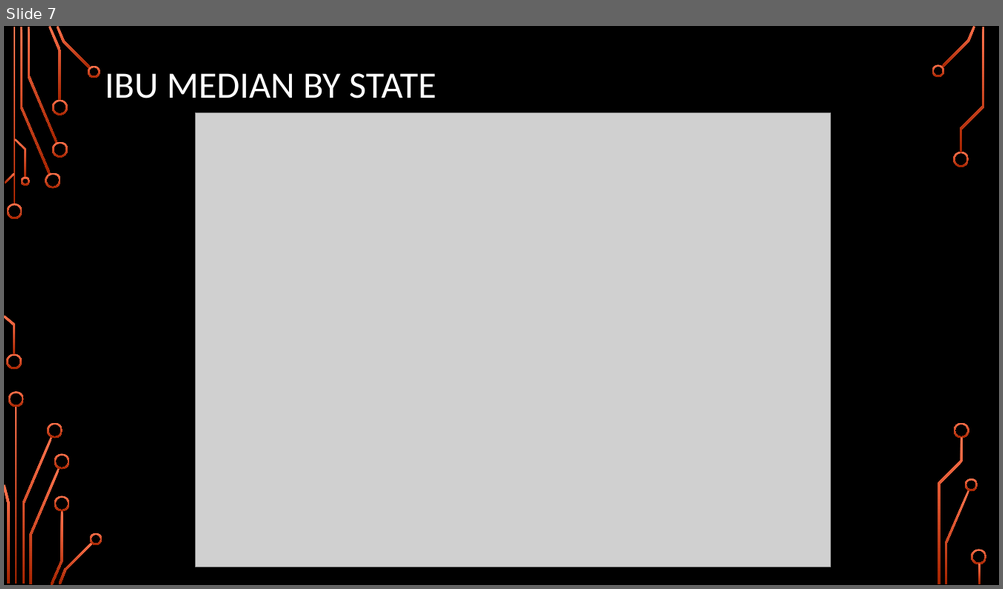
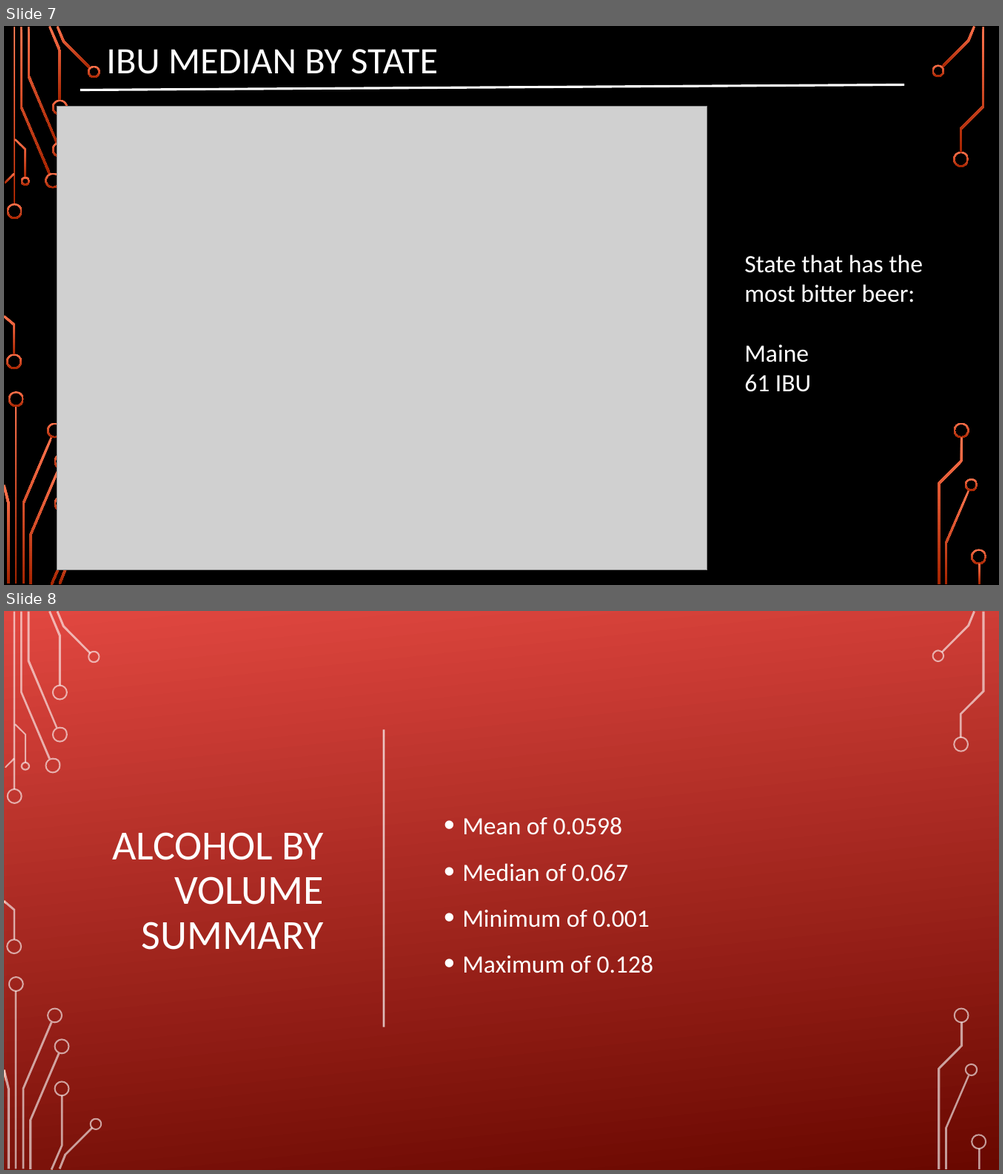
Before and after one commit to arron71/CaseStudy1, a slide deck: CaseStudy1 Presentation.pptx. Shown one above the other, each under a label of ours: slide 7 before the commit, slides 7 and 8 after it. The pictures are 1003x589 and 1003x1174 pixels, drawn with LibreOffice and Linux fonts; fonts in the diff are those of the drawing; grey boxes stand for pictures; background and template pictures are left out. Boxes give left, top, right and bottom in pixels: in the first picture for what was removed or moved away, otherwise in the second. Text is boxed around its words. In the diff, an @@ line names an element or a change of style, - is before the commit and + after.

```diff
--- a/CaseStudy1 Presentation.pptx
+++ b/CaseStudy1 Presentation.pptx
@@ slide 8 added at (x1=4, y1=611, x2=999, y2=1170), background picture (left out); not listed: 35 template elements that a slide beside it also shows @@
@@ rectangle added at (x1=6, y1=611, x2=999, y2=1169), fill gradient #E14842 to #6A0900 @@
@@ line added from (384, 729) to (384, 1028), #FFFFFF 2 pt @@
@@ title added at (x1=112, y1=832, x2=324, y2=950), 40 pt, text #FFFFFF @@
+ALCOHOL BY VOLUME SUMMARY
@@ text added at (x1=462, y1=817, x2=654, y2=974), 24 pt, text #FFFFFF @@
+• Mean of 0.0598
+• Median of 0.067
+• Minimum of 0.001
+• Maximum of 0.128
@@ freeform shape added at (x1=90, y1=1119, x2=102, y2=1130), fill gradient #FF744E to #A62400 @@
@@ group added at (x1=4, y1=611, x2=102, y2=1170): 24 freeform shapes, 2 rectangles @@
@@ group added at (x1=931, y1=611, x2=987, y2=1170): 9 freeform shapes, 1 rectangle @@
@@ slide 7 changed as well @@
@@ title "IBU MEDIAN BY STATE" moved from (x1=105, y1=73, x2=436, y2=99) to (x1=106, y1=49, x2=438, y2=74) @@
@@ line added from (80, 90) to (905, 85), #FFFFFF 2.25 pt @@
@@ picture resized from (x1=195, y1=113, x2=831, y2=568) to (x1=57, y1=107, x2=707, y2=571) @@
@@ text added at (x1=744, y1=255, x2=922, y2=392), 24 pt, text #FFFFFF @@
+State that has the most bitter beer:
+Maine
+61 IBU
@@ freeform shape removed at (x1=90, y1=534, x2=102, y2=545) @@
```
Also in this commit, not shown: 5 other slides changed, 3 other slides added, 1 slide removed, 2 other files.
